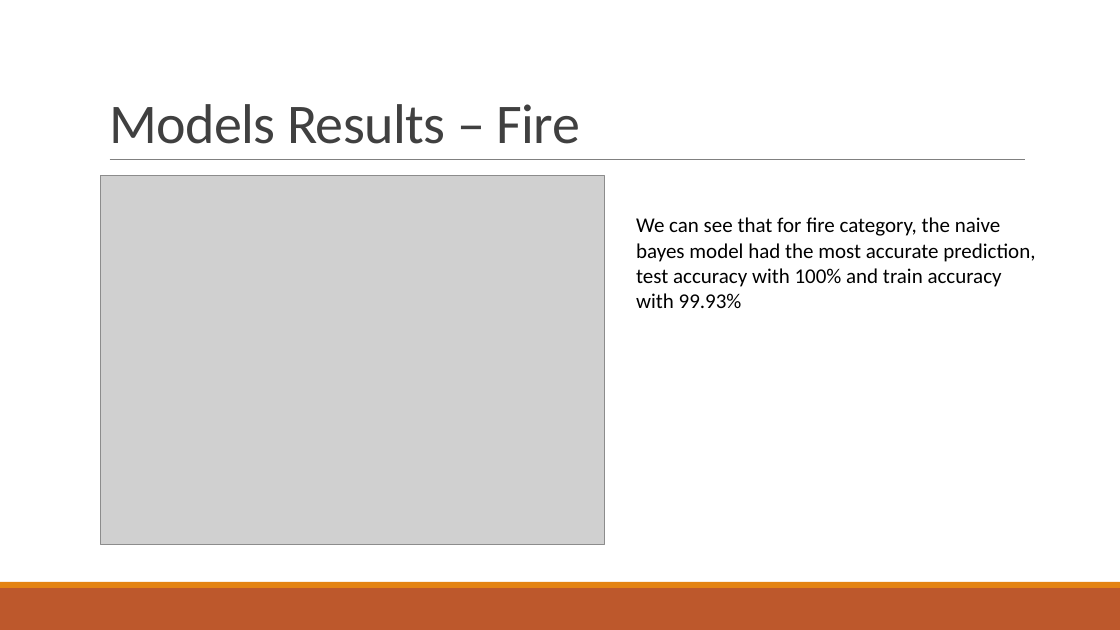
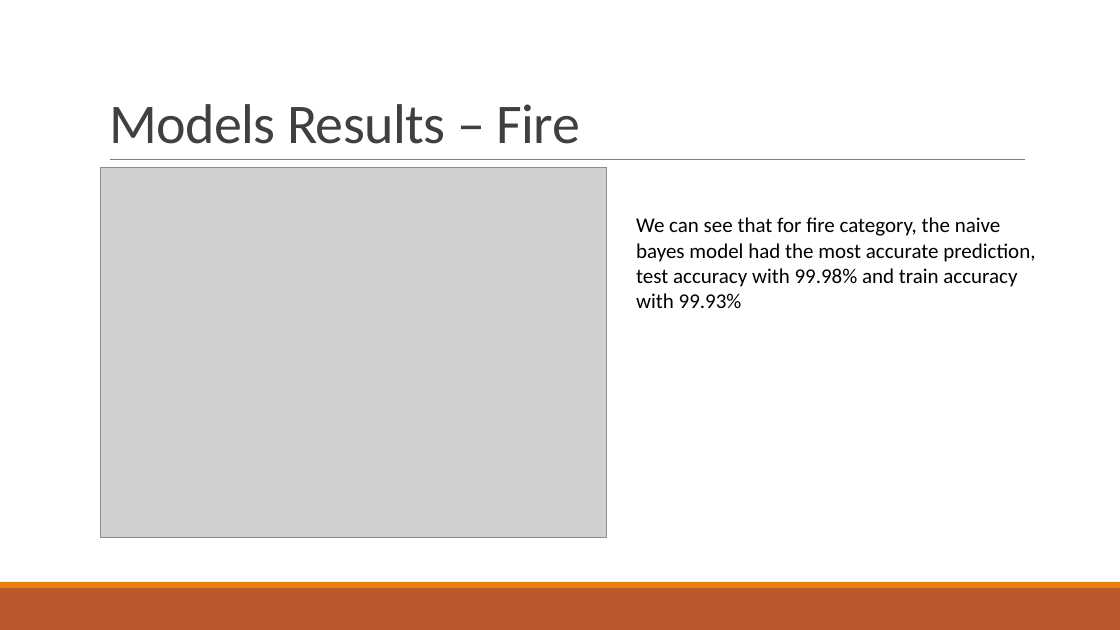
Before and after one commit to idanhoro/NASA-Heat-Maps-Prediction, a slide deck: slide 25 of Heat_Maps_presention.pptx. Drawn at 1120x630 pixels with LibreOffice and Linux fonts; fonts in the diff are those of the drawing; grey boxes stand for pictures. Boxes give left, top, right and bottom in pixels: in the first picture for what was removed or moved away, otherwise in the second. Text is boxed around its words. In the diff, an @@ line names an element or a change of style, - is before the commit and + after.

```diff
--- a/Heat_Maps_presention.pptx
+++ b/Heat_Maps_presention.pptx
@@ picture: place and size @@
-picture at [101, 175, 605, 544]
+picture at [101, 167, 607, 537]
@@ text at [636, 217, 1035, 308]: text changed @@
-We can see that for fire category, the naive bayes model had the most accurate prediction, test accuracy with 100% and train accuracy with 99.93%
+We can see that for fire category, the naive bayes model had the most accurate prediction, test accuracy with 99.98% and train accuracy with 99.93%
```
Also in this commit, not shown: 6 other slides changed, 13 other files.
